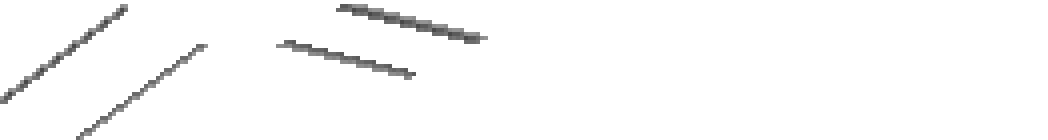
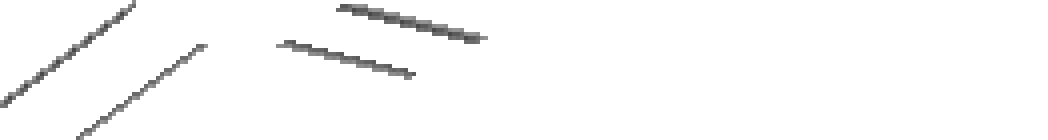
Layered file, before and after one edit (1048x140). Changes by layer:
painted on "Curbs_Slope" over 0, 0, 136, 108
